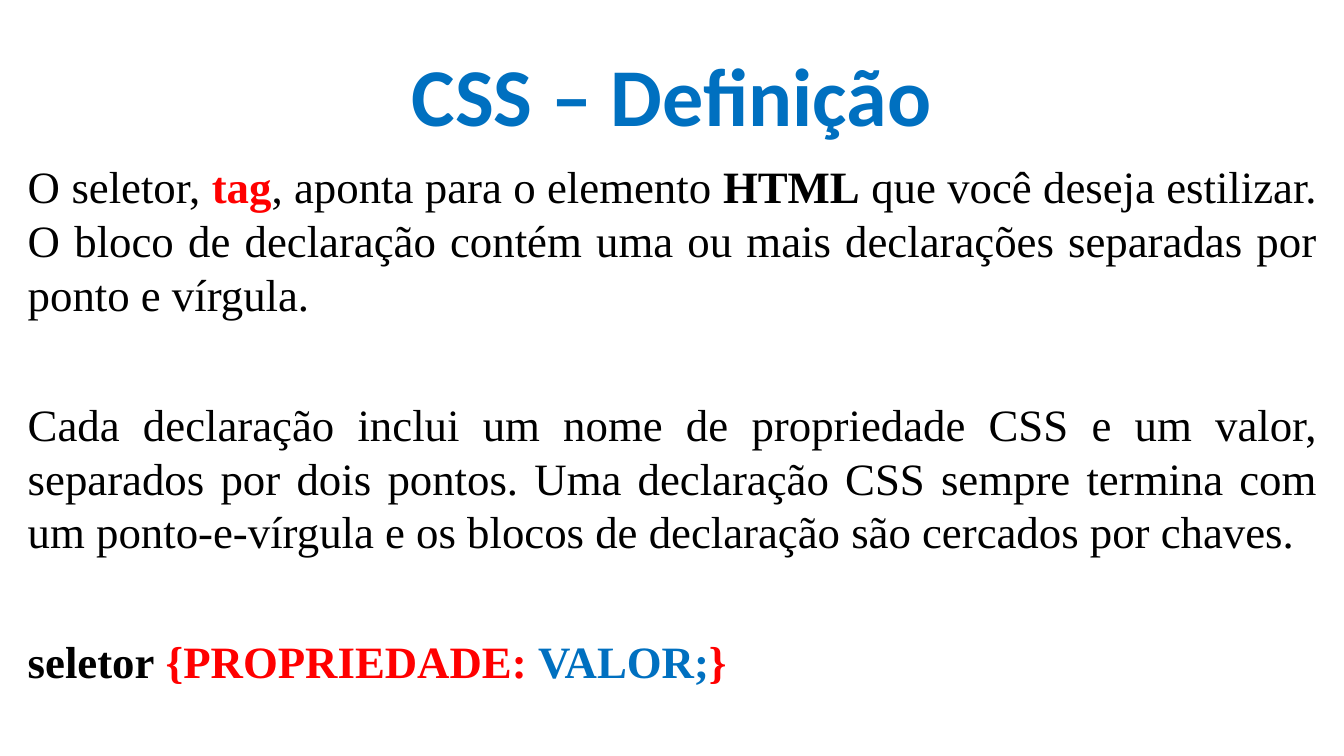
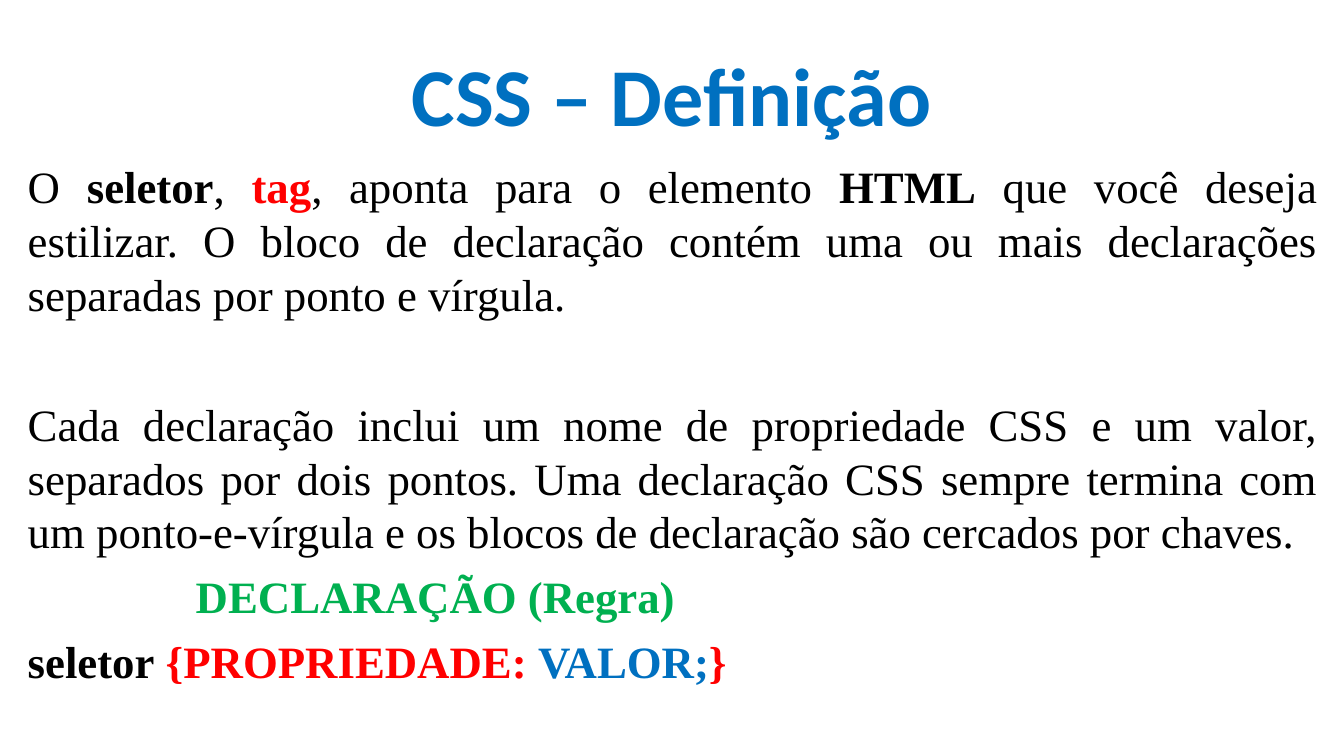
Before and after one commit to CloudEducationBrazil/WydenDesenvolvimentoWebPHP, a slide deck: slide 9 of 01 Classes/Aula 05 e 06 Desenvolvimento Web - CSS.pptx. Drawn at 1344x756 pixels with LibreOffice and Linux fonts; fonts in the diff are those of the drawing; background and template pictures are left out. Boxes give left, top, right and bottom in pixels: in the first picture for what was removed or moved away, otherwise in the second. Text is boxed around its words. In the diff, an @@ line names an element or a change of style, - is before the commit and + after.

```diff
--- a/01 Classes/Aula 05 e 06 Desenvolvimento Web - CSS.pptx
+++ b/01 Classes/Aula 05 e 06 Desenvolvimento Web - CSS.pptx
@@ text at bbox=[28, 171, 1317, 321]: bold on in "seletor," @@
@@ text at bbox=[196, 579, 675, 623]: paragraph added @@
+DECLARAÇÃO (Regra)
```
Also in this commit, not shown: 6 other slides changed, 33 slides added, 1 slide removed, 1 other file.
